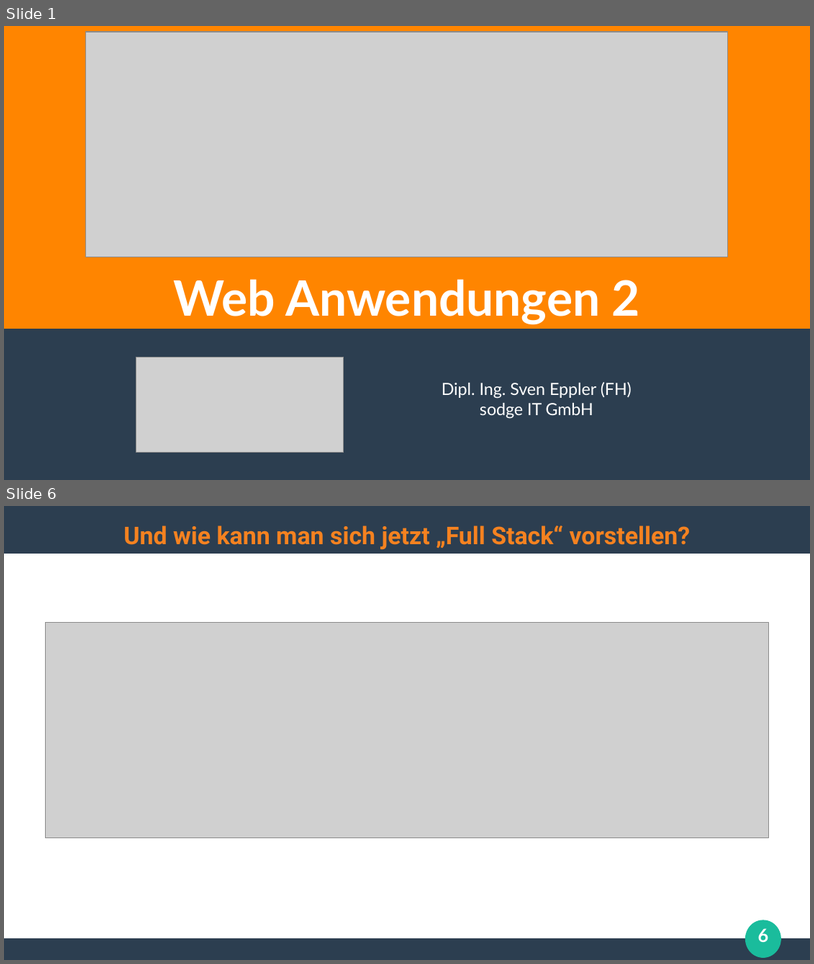
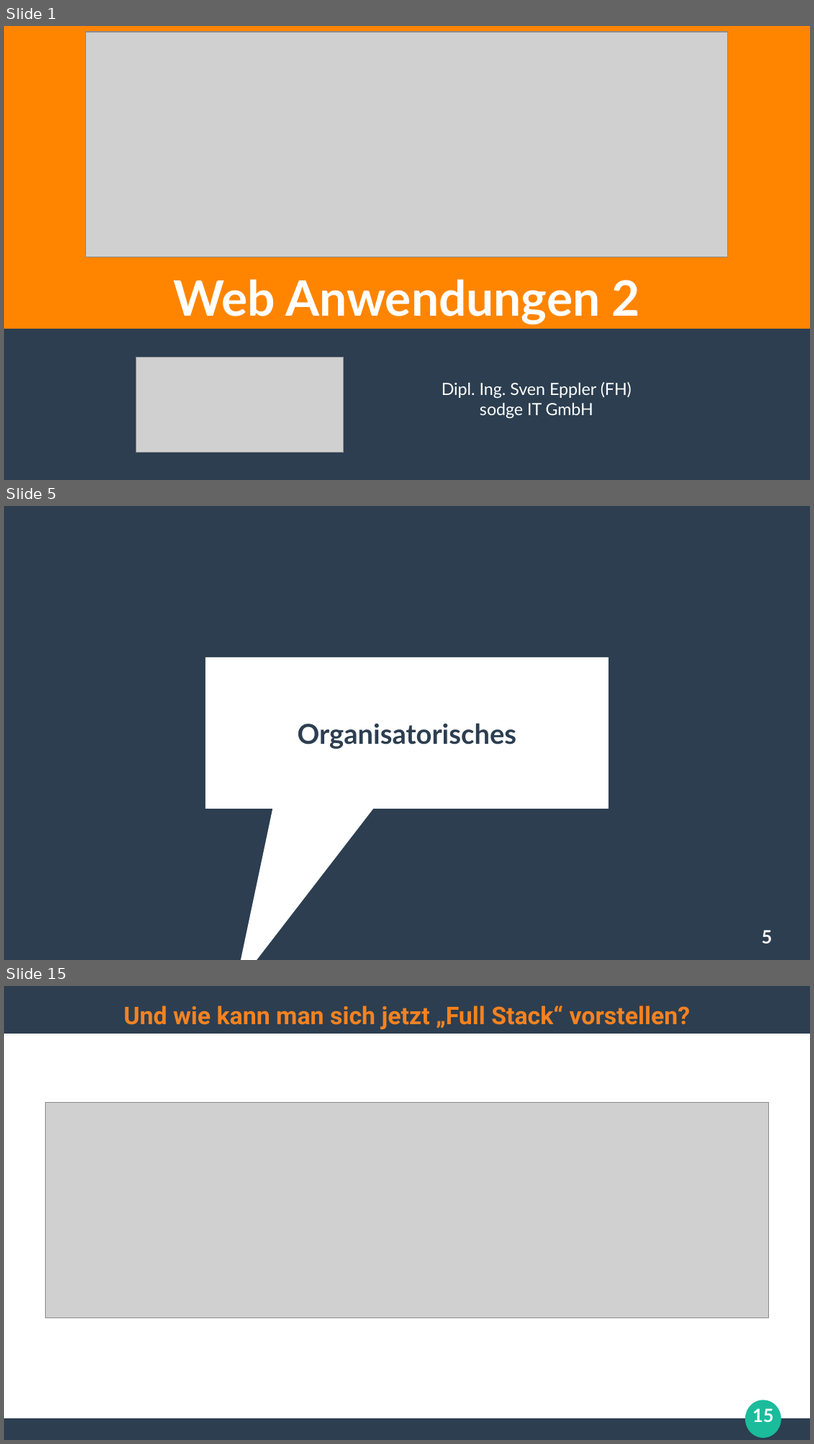
Before and after one commit to ghandmann/HS-AlbSig-WebAnwendungen2, a slide deck: Kapitel/00_Begruessung.odp. Shown one above the other, each under a label of ours: slides 1 and 6 before the commit, slides 1, 5 and 15 after it; the slides between them are not shown. The pictures are 814x964 and 814x1444 pixels, drawn with LibreOffice and Linux fonts; fonts in the diff are those of the drawing; grey boxes stand for pictures. Boxes give left, top, right and bottom in pixels: in the first picture for what was removed or moved away, otherwise in the second. Text is boxed around its words. In the diff, an @@ line names an element or a change of style, - is before the commit and + after.

```diff
--- a/Kapitel/00_Begruessung.odp
+++ b/Kapitel/00_Begruessung.odp
@@ slide 5 added at (x1=4, y1=506, x2=810, y2=960), background #2C3E50 @@
@@ speech box added at (x1=206, y1=657, x2=610, y2=809), fill #FFFFFF @@
@@ title added at (x1=298, y1=723, x2=517, y2=749), 27 pt, text #2C3E50, bold @@
+Organisatorisches
@@ page number added at (x1=762, y1=929, x2=773, y2=943), 18 pt, text #FFFFFF, bold @@
+5
@@ what was slide 6 is now slide 15 @@
@@ page number at (x1=753, y1=1408, x2=774, y2=1422): text changed @@
-6
+15
```
Also in this commit, not shown: 5 slides changed, 7 other slides added, 2 slides removed.
